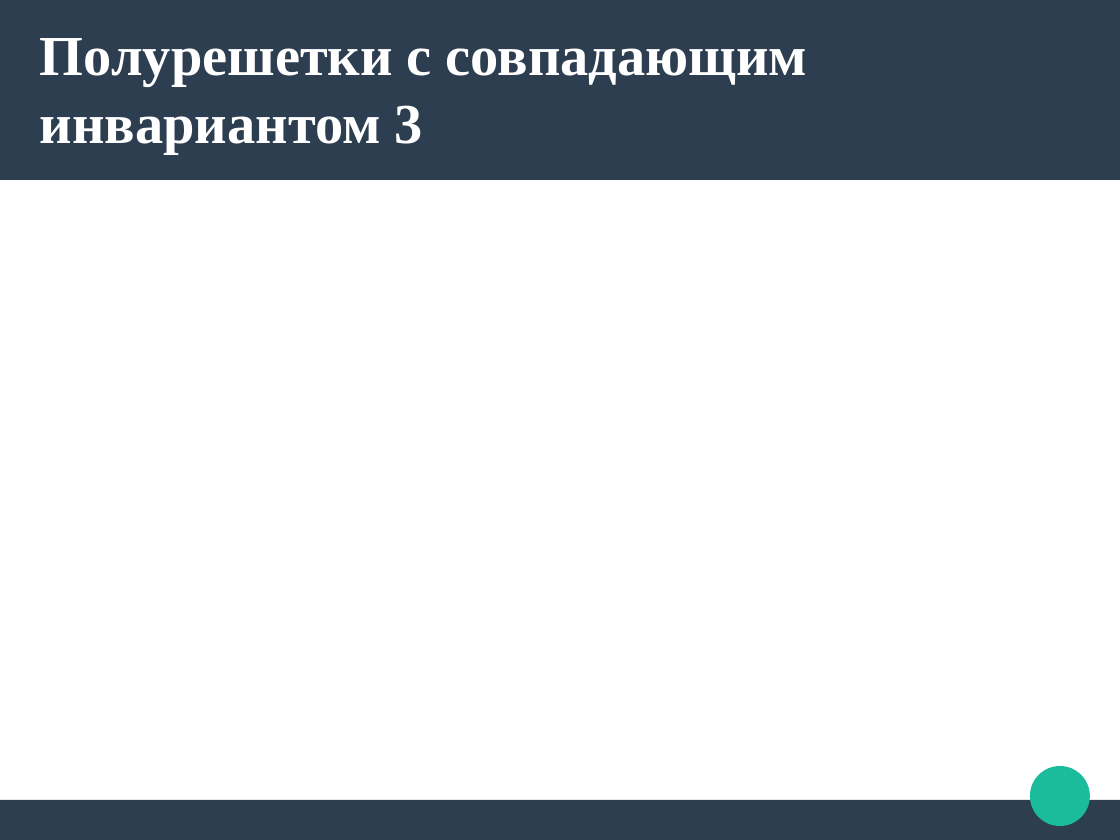
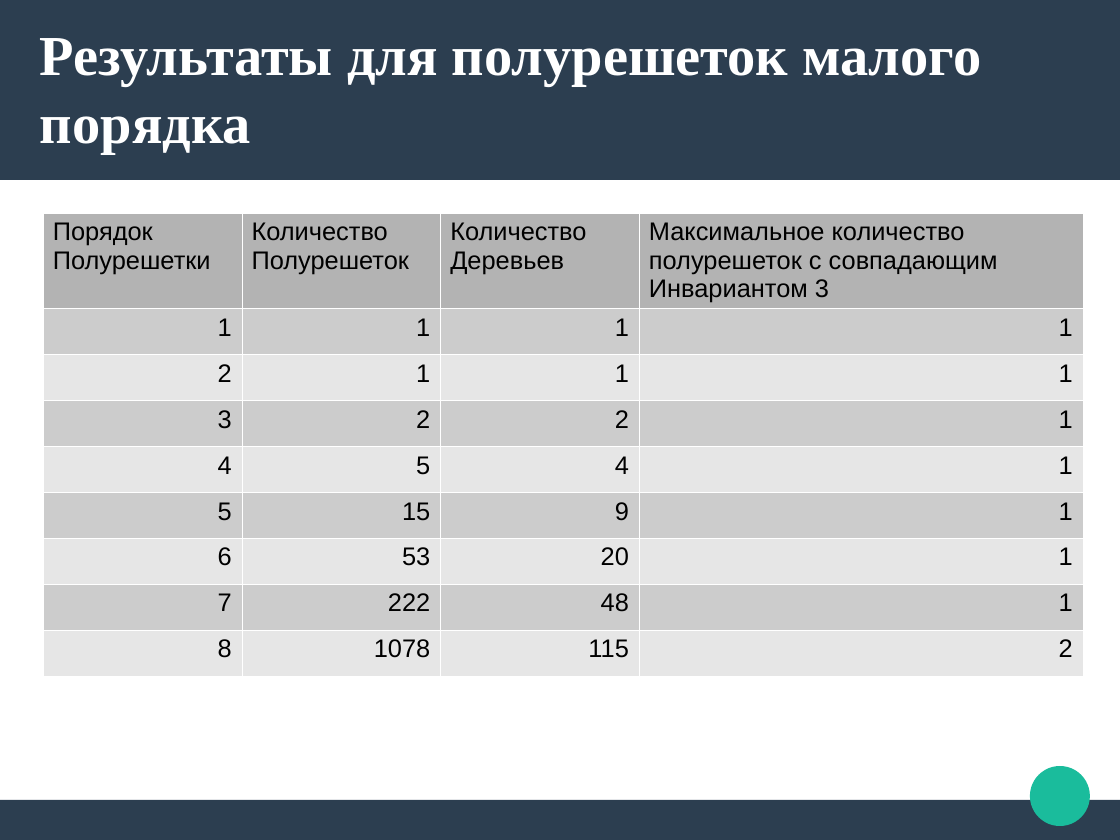
Before and after one commit to psqq/semi-diplom, a slide deck: slide 12 of docs/p_v2.odp (slide 14 before the commit). Drawn at 1120x840 pixels with LibreOffice and Linux fonts; fonts in the diff are those of the drawing. Boxes give left, top, right and bottom in pixels: in the first picture for what was removed or moved away, otherwise in the second. Text is boxed around its words. In the diff, an @@ line names an element or a change of style, - is before the commit and + after.

Commit message:
presentation v2; result table

```diff
--- a/docs/p_v2.odp
+++ b/docs/p_v2.odp
@@ title at <box>40,38,981,153</box>: text changed @@
-Полурешетки с совпадающим инвариантом 3
+Результаты для полурешеток малого порядка
@@ table added at <box>43,212,1084,676</box>, 9 rows, 4 columns @@
+Порядок Полурешетки | Количество Полурешеток | Количество Деревьев | Максимальное количество полурешеток с совпадающим Инвариантом 3
+1 | 1 | 1 | 1
+2 | 1 | 1 | 1
+3 | 2 | 2 | 1
+4 | 5 | 4 | 1
+5 | 15 | 9 | 1
+6 | 53 | 20 | 1
+7 | 222 | 48 | 1
+8 | 1078 | 115 | 2
```
Also in this commit, not shown: 2 other slides changed, 2 slides added, 4 slides removed, 6 other files.
